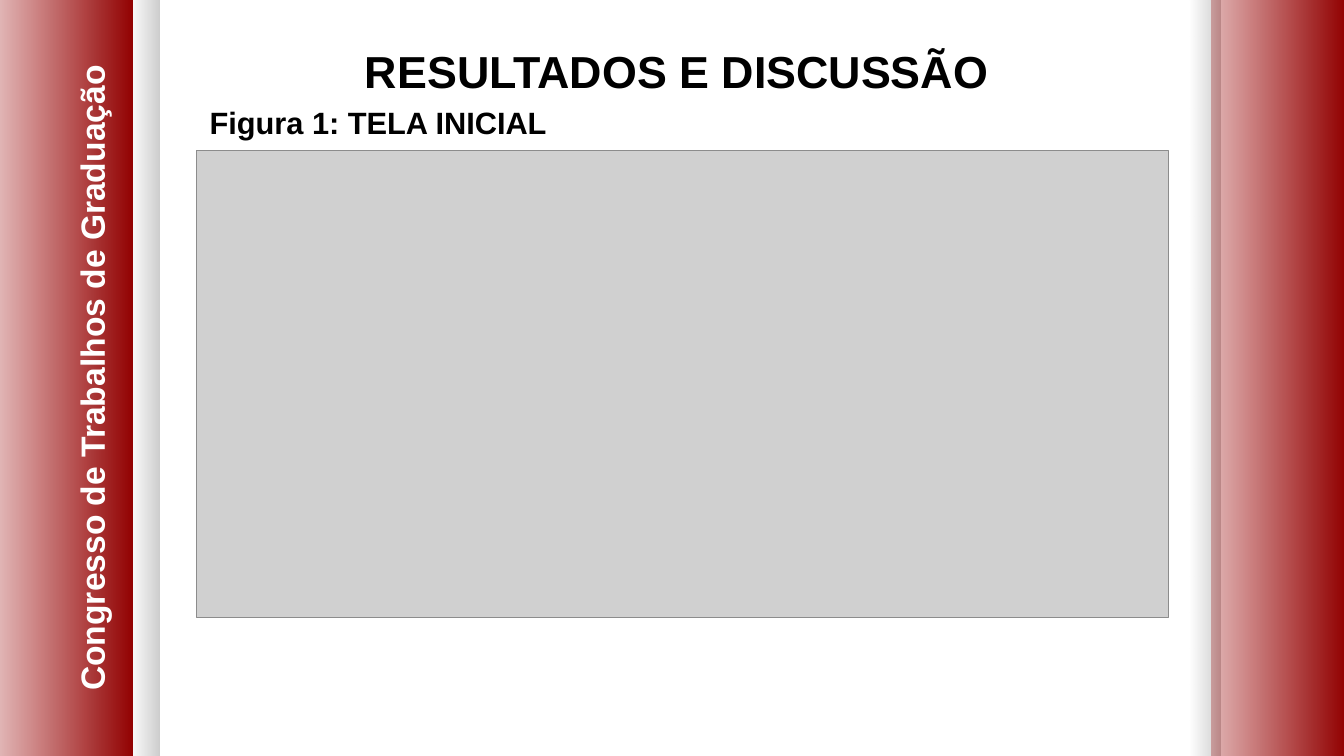
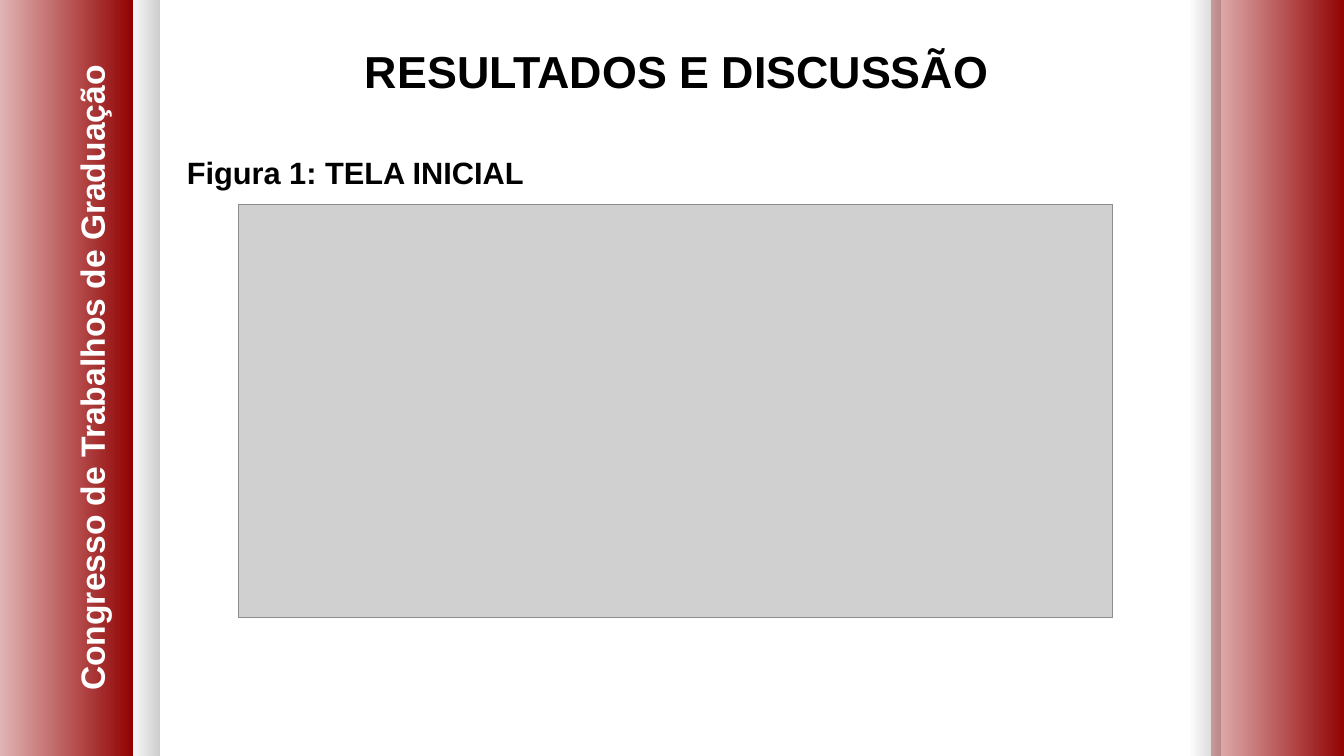
Before and after one commit to AntonioMenelau/FatecConnect-TG, a slide deck: slide 5 of documentação/Apresentação - FatecConnect.pptx. Drawn at 1344x756 pixels with LibreOffice and Linux fonts; fonts in the diff are those of the drawing; grey boxes stand for pictures; background and template pictures are left out. Boxes give left, top, right and bottom in pixels: in the first picture for what was removed or moved away, otherwise in the second. Text is boxed around its words. In the diff, an @@ line names an element or a change of style, - is before the commit and + after.

```diff
--- a/documentação/Apresentação - FatecConnect.pptx
+++ b/documentação/Apresentação - FatecConnect.pptx
@@ text "Figura 1: TELA INICIAL" moved from (x1=210, y1=111, x2=547, y2=139) to (x1=187, y1=161, x2=524, y2=190) @@
@@ picture resized from (x1=197, y1=151, x2=1169, y2=618) to (x1=239, y1=205, x2=1113, y2=618) @@
```
Also in this commit, not shown: 5 other slides changed, 6 slides added, 1 slide removed.
